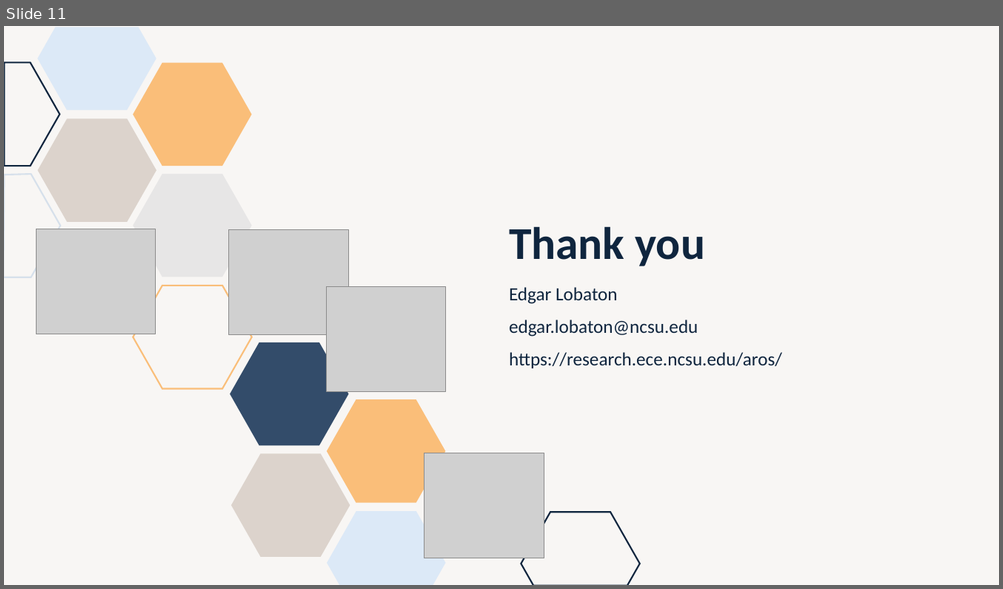
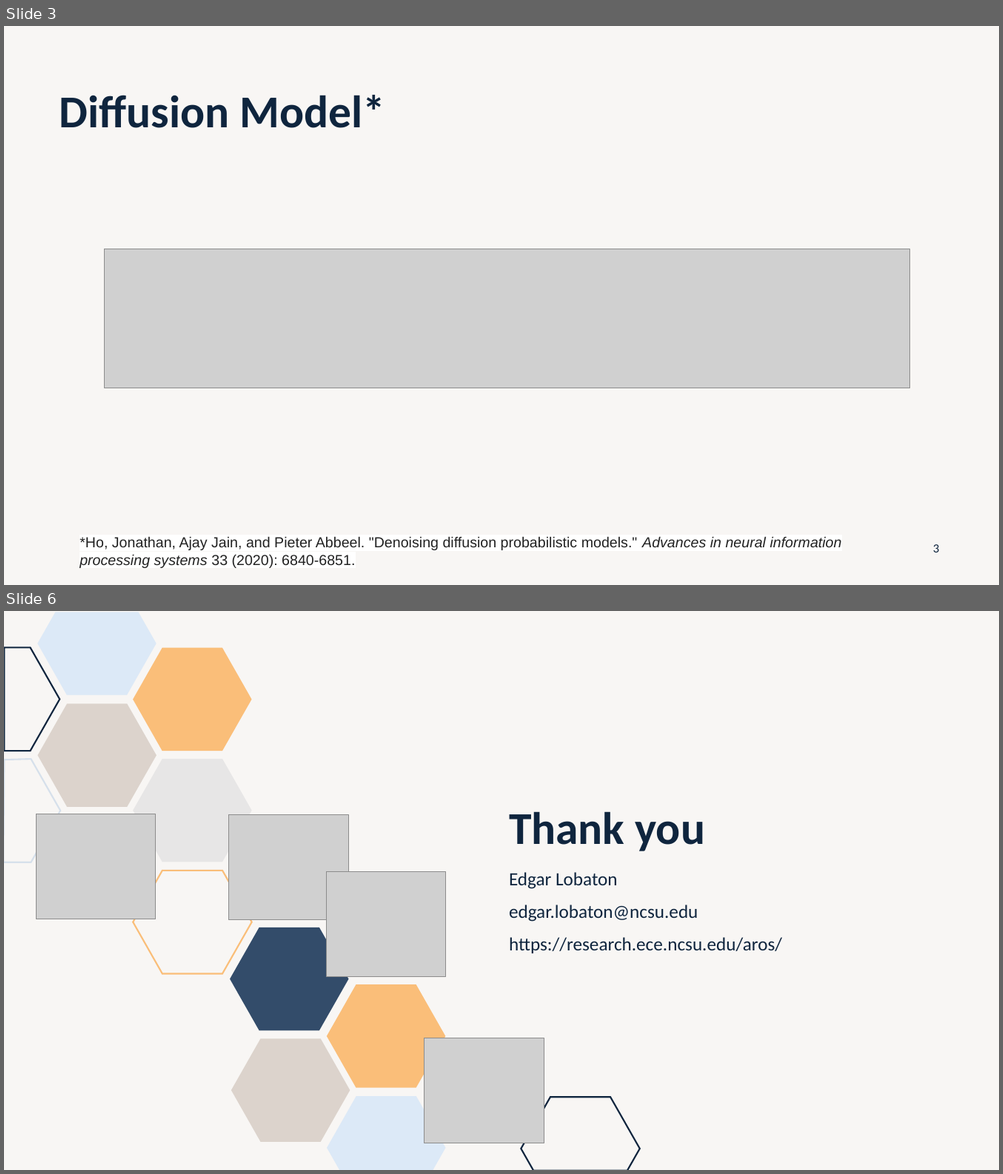
Before and after one commit to lobaton/Deep-Learning-with-Python, a slide deck: Slides/09 - Diffusion Models.pptx. Shown one above the other, each under a label of ours: slide 11 before the commit, slides 3 and 6 after it; the slides between them are not shown. The pictures are 1003x589 and 1003x1174 pixels, drawn with LibreOffice and Linux fonts; fonts in the diff are those of the drawing; grey boxes stand for pictures. Boxes give left, top, right and bottom in pixels: in the first picture for what was removed or moved away, otherwise in the second. Text is boxed around its words. In the diff, an @@ line names an element or a change of style, - is before the commit and + after.

Commit message:
Updated diffusion slides.

```diff
--- a/Slides/09 - Diffusion Models.pptx
+++ b/Slides/09 - Diffusion Models.pptx
@@ slide 3 added at <box>4,26,999,585</box>, background #DCD3CC at 20% opacity @@
@@ title added at <box>60,95,385,128</box>, 44 pt, text #0F253E, bold @@
+Diffusion Model*
@@ picture added at <box>105,249,910,389</box> @@
@@ text added at <box>79,537,842,568</box>, 14 pt, text #222222 @@
+*Ho, Jonathan, Ajay Jain, and Pieter Abbeel. "Denoising diffusion probabilistic models." Advances in neural information processing systems 33 (2020): 6840-6851.
@@ page number added at <box>933,545,939,553</box>, 12 pt, text #0F253E @@
+3
@@ what was slide 11 is now slide 6 @@
```
Also in this commit, not shown: 1 slide changed, 3 other slides added, 9 slides removed.
